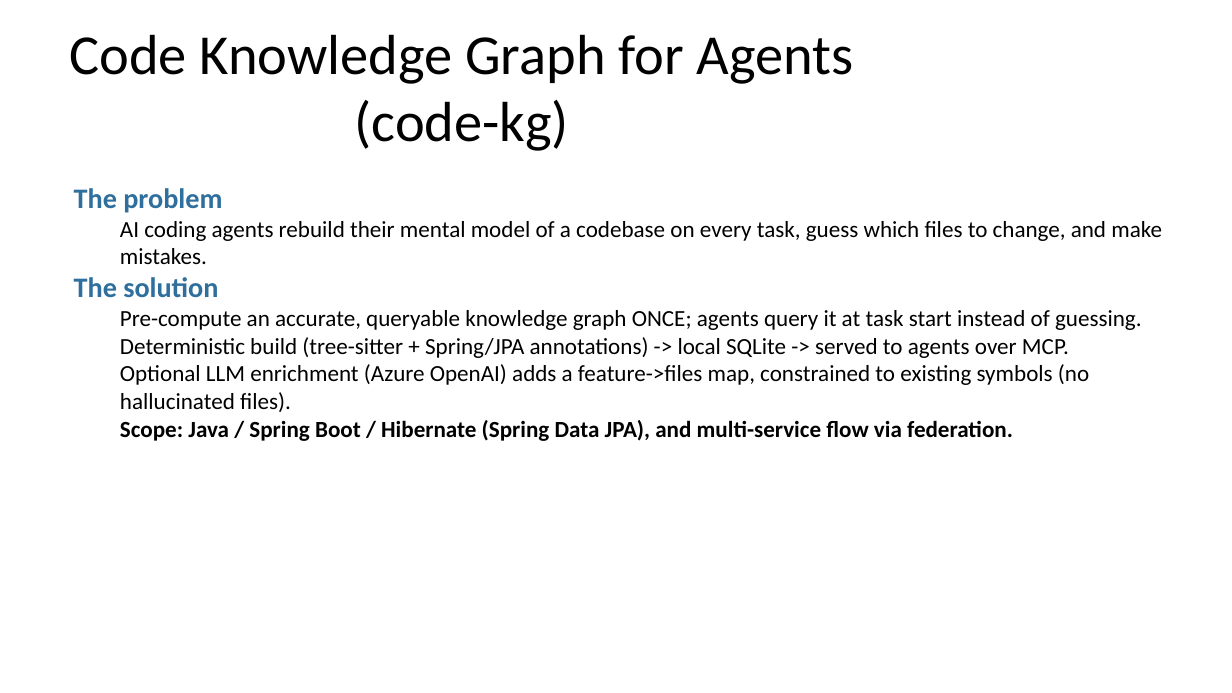
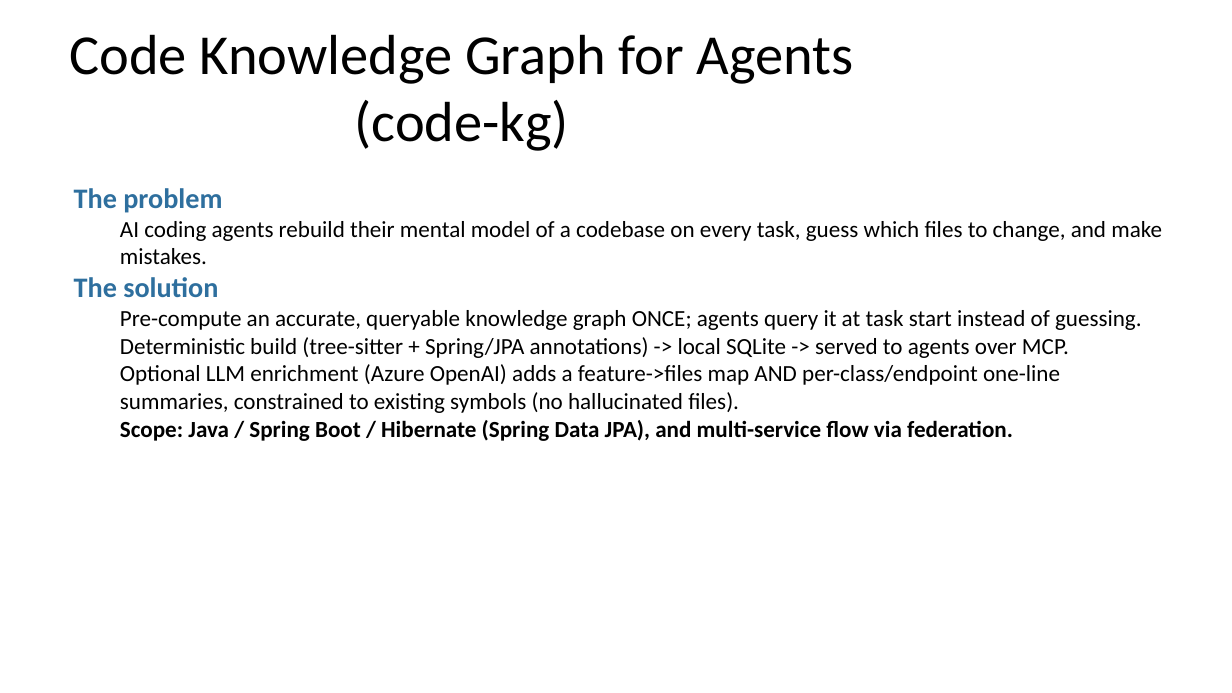
Before and after one commit to himanshu1792/code-knowledge-graph, a slide deck: slide 1 of docs/code-kg-overview.pptx. Drawn at 1232x693 pixels with LibreOffice and Linux fonts; fonts in the diff are those of the drawing. Boxes give left, top, right and bottom in pixels: in the first picture for what was removed or moved away, otherwise in the second. Text is boxed around its words. In the diff, an @@ line names an element or a change of style, - is before the commit and + after.

```diff
--- a/docs/code-kg-overview.pptx
+++ b/docs/code-kg-overview.pptx
@@ text at box(120, 364, 1060, 413): text changed @@
-  Optional LLM enrichment (Azure OpenAI) adds a feature->files map, constrained to existing symbols (no hallucinated files).
+  Optional LLM enrichment (Azure OpenAI) adds a feature->files map AND per-class/endpoint one-line summaries, constrained to existing symbols (no hallucinated files).
```
Also in this commit, not shown: 1 other slide changed, 4 other files.
